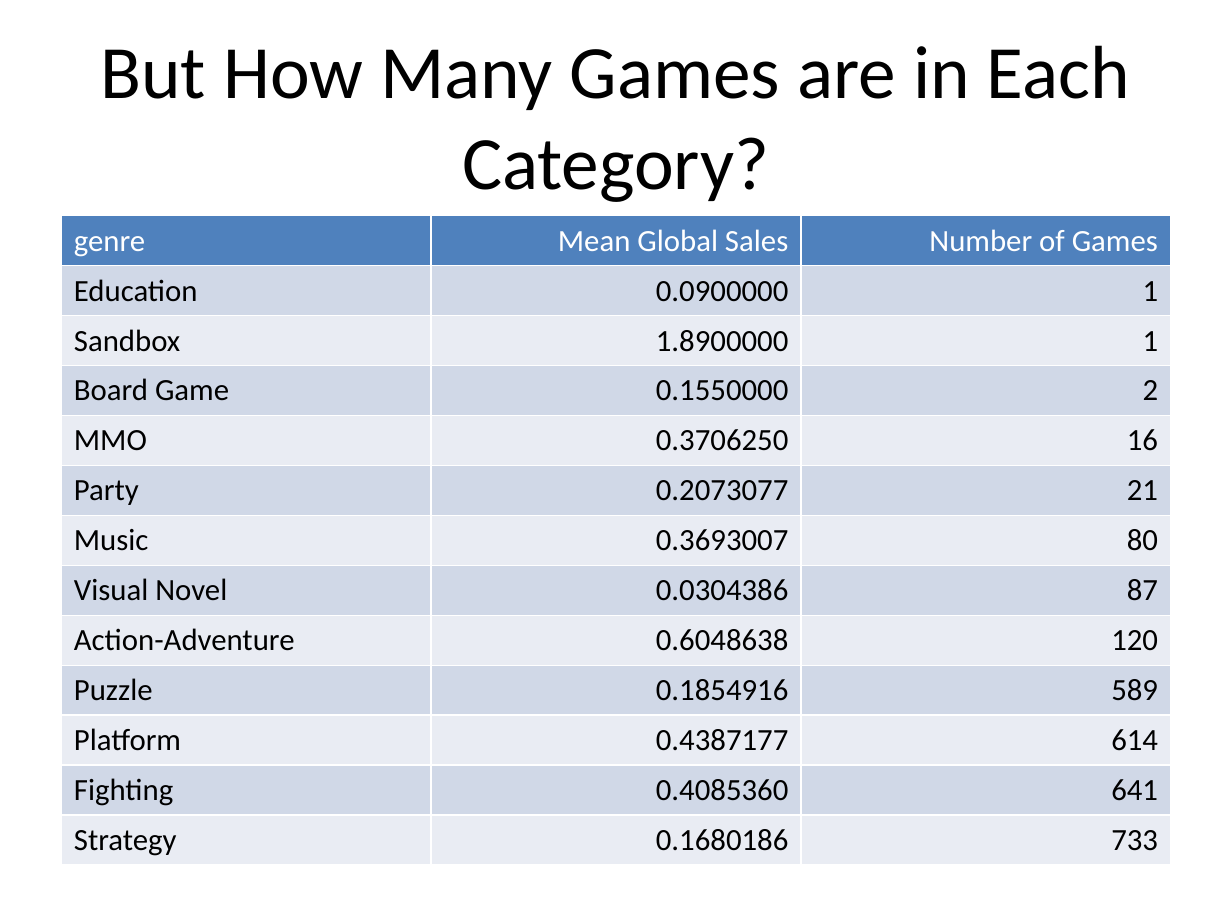
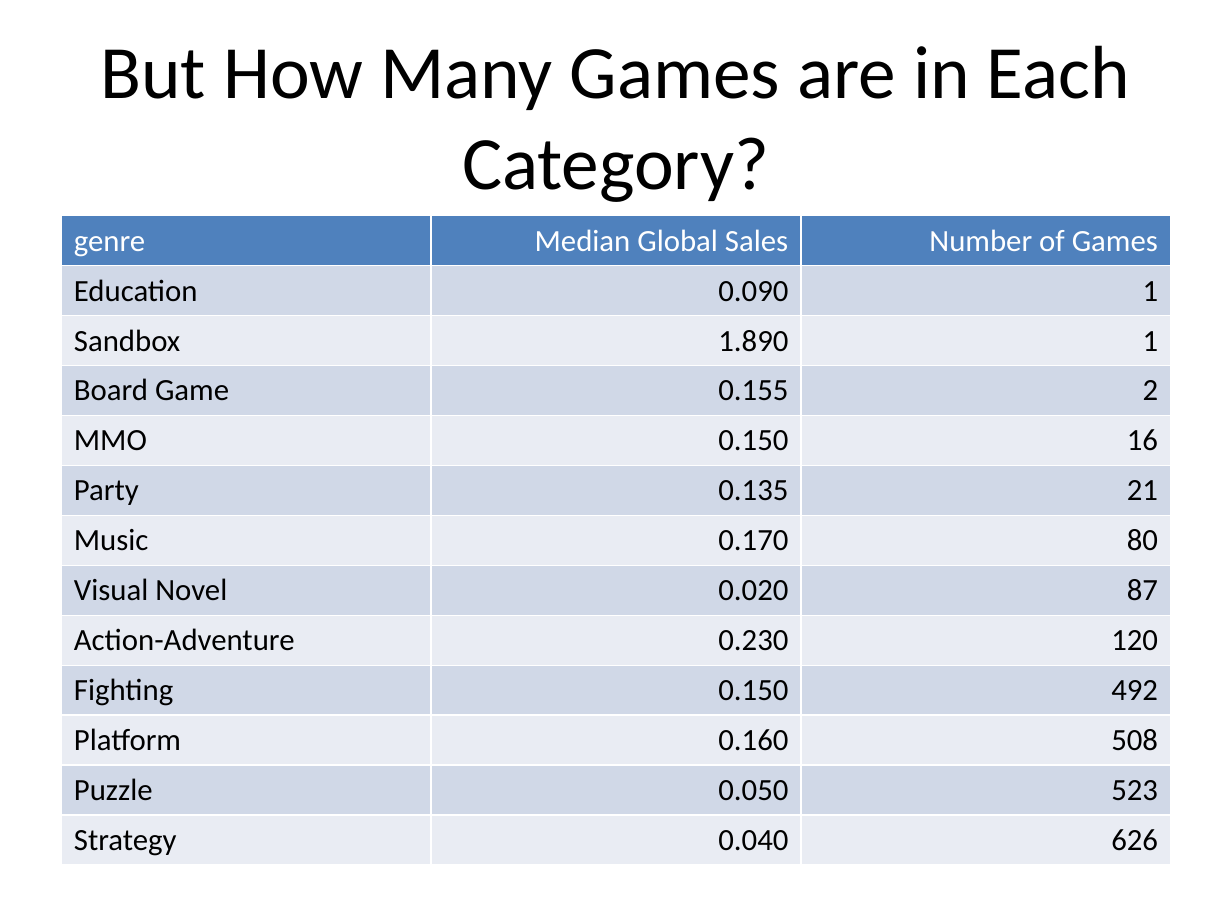
Before and after one commit to DhileasHeywood/video_games_project, a slide deck: slide 4 of documentation/video_games_presentation.pptx. Drawn at 1232x924 pixels with LibreOffice and Linux fonts; fonts in the diff are those of the drawing. Boxes give left, top, right and bottom in pixels: in the first picture for what was removed or moved away, otherwise in the second. Text is boxed around its words. In the diff, an @@ line names an element or a change of style, - is before the commit and + after.

```diff
--- a/documentation/video_games_presentation.pptx
+++ b/documentation/video_games_presentation.pptx
@@ table at [62,216,1170,860] @@
-row 1, column 2: Mean Global Sales
+row 1, column 2: Median Global Sales
-row 2, column 2: 0.0900000
+row 2, column 2: 0.090
-row 3, column 2: 1.8900000
+row 3, column 2: 1.890
-row 4, column 2: 0.1550000
+row 4, column 2: 0.155
-row 5, column 2: 0.3706250
+row 5, column 2: 0.150
-row 6, column 2: 0.2073077
+row 6, column 2: 0.135
-row 7, column 2: 0.3693007
+row 7, column 2: 0.170
-row 8, column 2: 0.0304386
+row 8, column 2: 0.020
-row 9, column 2: 0.6048638
+row 9, column 2: 0.230
-row 10: Puzzle | 0.1854916 | 589
+row 10: Fighting | 0.150 | 492
-row 11, column 2: 0.4387177
+row 11, column 2: 0.160
-row 11, column 3: 614
+row 11, column 3: 508
-row 12: Fighting | 0.4085360 | 641
+row 12: Puzzle | 0.050 | 523
-row 13, column 2: 0.1680186
+row 13, column 2: 0.040
-row 13, column 3: 733
+row 13, column 3: 626
```
Also in this commit, not shown: 8 slides added, 1 slide removed, 7 other files.
